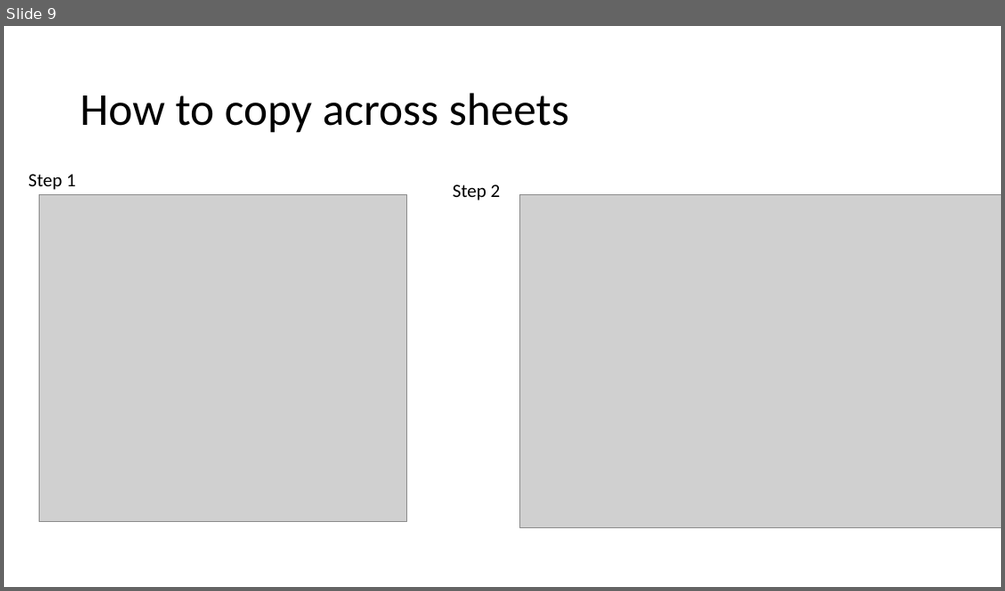
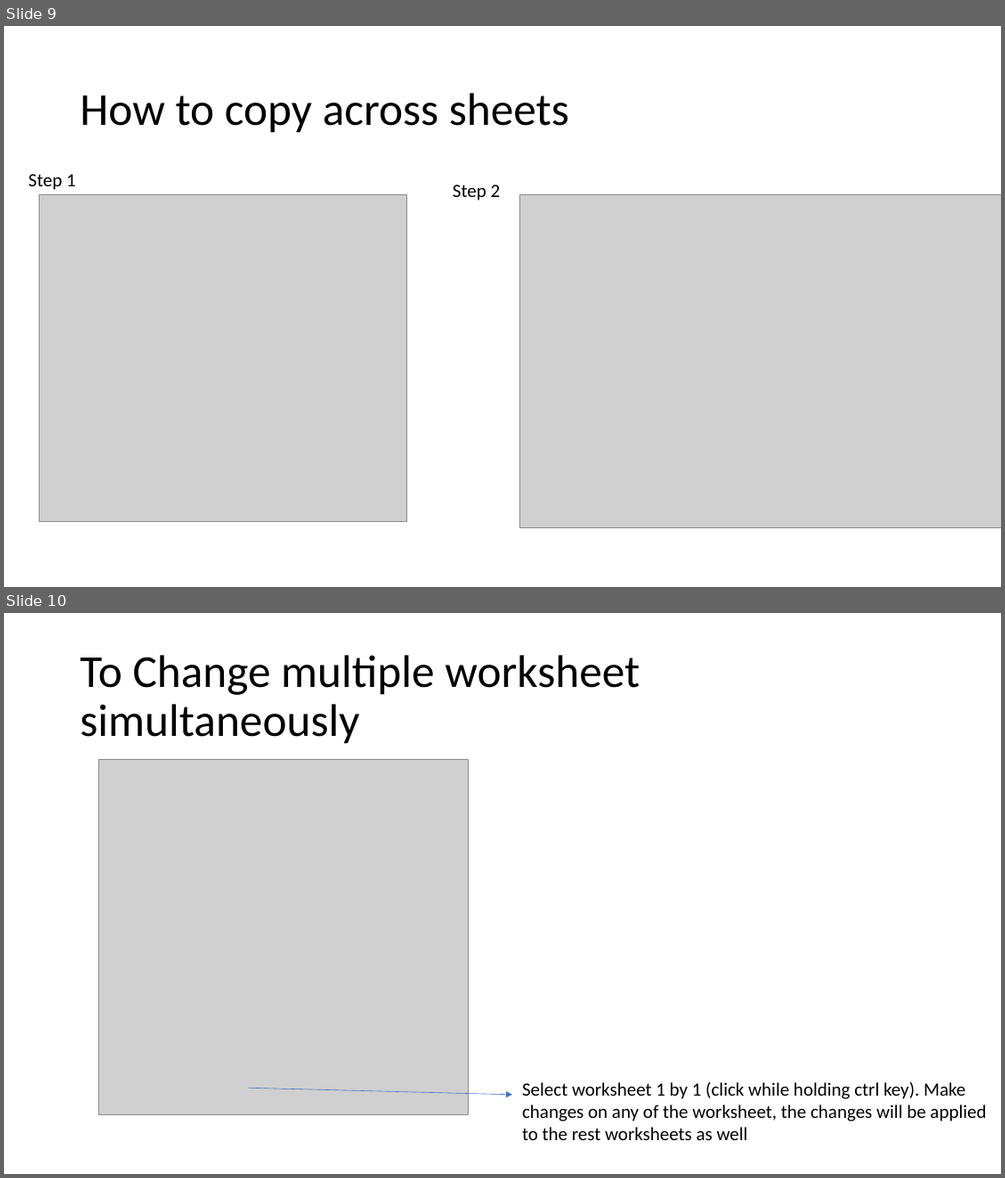
Before and after one commit to liuxu-github-ui/Excel, a slide deck: ExcelEssentialSkills.pptx. Shown one above the other, each under a label of ours: slide 9 before the commit, slides 9 and 10 after it. The pictures are 1005x591 and 1005x1178 pixels, drawn with LibreOffice and Linux fonts; fonts in the diff are those of the drawing; grey boxes stand for pictures. Boxes give left, top, right and bottom in pixels: in the first picture for what was removed or moved away, otherwise in the second. Text is boxed around its words. In the diff, an @@ line names an element or a change of style, - is before the commit and + after.

```diff
--- a/ExcelEssentialSkills.pptx
+++ b/ExcelEssentialSkills.pptx
@@ slide 10 added at [4,613,1001,1174], background #FFFFFF @@
@@ title added at [80,655,639,744], 44 pt, text #000000 @@
+To Change multiple worksheet simultaneously
@@ picture added at [98,759,468,1115] @@
@@ arrow added from (249, 1088) to (512, 1094), #4472C4 0.5 pt @@
@@ text added at [522,1082,986,1140], 18 pt, text #000000 @@
+Select worksheet 1 by 1 (click while holding ctrl key). Make changes on any of the worksheet, the changes will be applied to the rest worksheets as well
```
Also in this commit, not shown: 1 other slide added, 44 other files.
